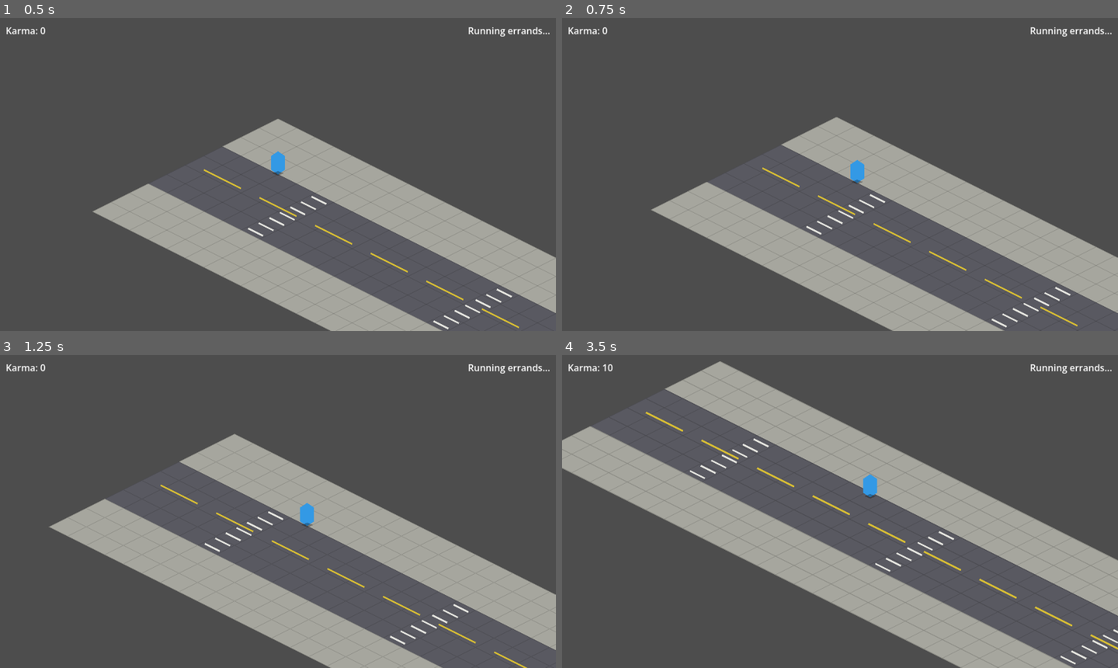
Above: before the commit, frames 1-4 (two rows, left to right).
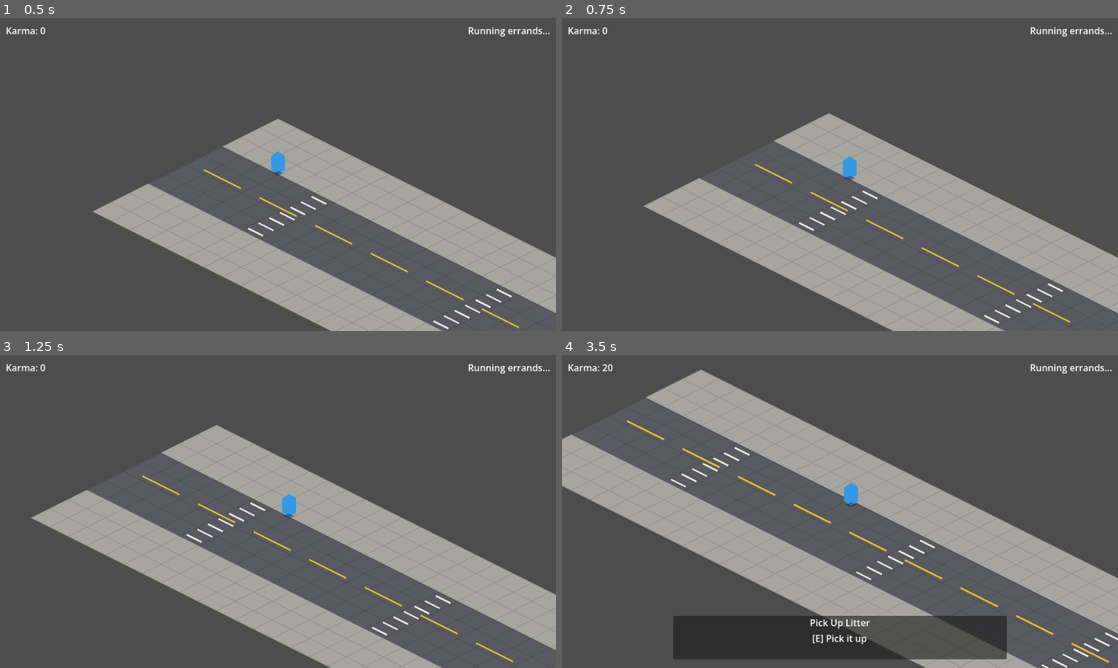
Above: after the commit, the same moments.

Repository: dinanwu/errands
Game: Godot game, scene res://scenes/main/main.tscn
Same seed, same stepped clock (60 frames per second), same inputs: the game is played once before the commit and once after it.
Inputs (mouse positions are in pixels of both pictures, inside the frame that each line leads up to):
- Up to frame 1 (0.5 s): no input
- Up to frame 2 (0.75 s): tap Enter at 0.5 s; move the mouse to (962, 158) at 0.52 s; hold Right (ui_right) from 0.53 s (still down); tap E at 0.6 s; click (962, 158) at 0.67 s
- Up to frame 3 (1.25 s): keep holding Right (ui_right)
- Up to frame 4 (3.5 s): move the mouse to (728, 527) at 1.27 s; release Right (ui_right) at 1.28 s; hold Down (ui_down) 1.28-2.03 s; tap E at 1.35, 2.3, 2.85 s; move the mouse to (895, 442) at 2.02 s; hold Right (ui_right) 2.03-2.78 s; tap K at 2.1 s; move the mouse to (812, 574) at 2.77 s; hold Up (ui_up) from 2.78 s (still down); click (812, 574) at 2.92 s

Frame 1 is identical in both runs. In frame 2, 1.1% of the frame differs, in the area x 14-93%, y 30-99%; in frame 3, 2.4%; in frame 4, 26%, in the area x 0-100%, y 2-100%.

Commit message:
Phase 3: Event Triggers and Good Deeds

Diff:
--- /dev/null
+++ b/data/errands/grocery_store.tres
@@ -0,0 +1,14 @@
+[gd_resource type="Resource" load_steps=2 format=3]
+
+[ext_resource type="Script" path="res://scripts/data/errand_data.gd" id="1_script"]
+
+[resource]
+script = ExtResource("1_script")
+id = &"grocery_store"
+display_name = "Grocery Run"
+description = "Head down to the corner store and pick up a few things."
+player_mode = &"pedestrian"
+street_length = 30
+destination_name = "Corner Store"
+bad_event_ids = []
+good_event_ids = [&"pick_up_litter", &"help_elderly_cross", &"help_tourist", &"catch_puppy"]
--- /dev/null
+++ b/data/events/good/catch_puppy.tres
@@ -0,0 +1,14 @@
+[gd_resource type="Resource" load_steps=2 format=3]
+
+[ext_resource type="Script" path="res://scripts/data/event_data.gd" id="1_script"]
+
+[resource]
+script = ExtResource("1_script")
+id = &"catch_puppy"
+event_type = &"good_deed"
+display_name = "Catch Runaway Puppy"
+description = "A tiny dog has slipped its leash and is darting into traffic."
+prompt_text = "[E] Grab the leash"
+karma_reward = 20
+weight = 0.5
+npc_scene_path = ""
--- /dev/null
+++ b/data/events/good/help_elderly_cross.tres
@@ -0,0 +1,14 @@
+[gd_resource type="Resource" load_steps=2 format=3]
+
+[ext_resource type="Script" path="res://scripts/data/event_data.gd" id="1_script"]
+
+[resource]
+script = ExtResource("1_script")
+id = &"help_elderly_cross"
+event_type = &"good_deed"
+display_name = "Help Elderly Cross"
+description = "An older person is waiting at the corner, struggling with their bags."
+prompt_text = "[E] Help them across"
+karma_reward = 15
+weight = 0.7
+npc_scene_path = ""
--- /dev/null
+++ b/data/events/good/help_tourist.tres
@@ -0,0 +1,14 @@
+[gd_resource type="Resource" load_steps=2 format=3]
+
+[ext_resource type="Script" path="res://scripts/data/event_data.gd" id="1_script"]
+
+[resource]
+script = ExtResource("1_script")
+id = &"help_tourist"
+event_type = &"good_deed"
+display_name = "Help a Tourist"
+description = "Someone with a map looks completely lost."
+prompt_text = "[E] Give directions"
+karma_reward = 10
+weight = 0.8
+npc_scene_path = ""
--- /dev/null
+++ b/data/events/good/pick_up_litter.tres
@@ -0,0 +1,14 @@
+[gd_resource type="Resource" load_steps=2 format=3]
+
+[ext_resource type="Script" path="res://scripts/data/event_data.gd" id="1_script"]
+
+[resource]
+script = ExtResource("1_script")
+id = &"pick_up_litter"
+event_type = &"good_deed"
+display_name = "Pick Up Litter"
+description = "Someone dropped their coffee cup on the sidewalk."
+prompt_text = "[E] Pick it up"
+karma_reward = 5
+weight = 1.0
+npc_scene_path = ""
--- a/scenes/errand/errand_level.gd
+++ b/scenes/errand/errand_level.gd
@@ -3,8 +3,17 @@
 ## The core gameplay scene. Contains the street, player, camera, and event triggers.
 ## Designed to be reusable across different errands.
 
+const GROCERY_ERRAND = preload("res://data/errands/grocery_store.tres")
+
 @onready var player: CharacterBody2D = $Entities/Player
 @onready var camera: Camera2D = $Camera2D
+@onready var event_zones: Node2D = $EventZones
+
+
+func _ready() -> void:
+	EventManager.load_for_errand(GROCERY_ERRAND)
+	for trigger in event_zones.get_children():
+		trigger.body_entered.connect(_on_event_trigger_entered.bind(trigger))
 
 
 func _unhandled_input(event: InputEvent) -> void:
@@ -17,3 +26,9 @@
 func _physics_process(delta: float) -> void:
 	# Smooth camera follow (delta-scaled so it's frame-rate independent)
 	camera.position = camera.position.lerp(player.position, 1.0 - exp(-10.0 * delta))
+
+
+func _on_event_trigger_entered(body: Node2D, trigger: Area2D) -> void:
+	if body == player:
+		if EventManager.try_spawn_event():
+			trigger.set_deferred("monitoring", false)
--- a/scenes/errand/errand_level.tscn
+++ b/scenes/errand/errand_level.tscn
@@ -1,9 +1,21 @@
-[gd_scene load_steps=5 format=3]
+[gd_scene load_steps=9 format=3]
 
 [ext_resource type="Script" path="res://scenes/errand/errand_level.gd" id="1_level"]
 [ext_resource type="Script" path="res://scenes/errand/ground.gd" id="2_ground"]
 [ext_resource type="PackedScene" path="res://scenes/player/player.tscn" id="3_player"]
 [ext_resource type="PackedScene" path="res://scenes/ui/hud.tscn" id="4_hud"]
+
+[sub_resource type="CircleShape2D" id="CircleShape2D_trig1"]
+radius = 40.0
+
+[sub_resource type="CircleShape2D" id="CircleShape2D_trig2"]
+radius = 40.0
+
+[sub_resource type="CircleShape2D" id="CircleShape2D_trig3"]
+radius = 40.0
+
+[sub_resource type="CircleShape2D" id="CircleShape2D_trig4"]
+radius = 40.0
 
 [node name="ErrandLevel" type="Node2D"]
 script = ExtResource("1_level")
@@ -19,7 +31,31 @@
 
 [node name="Camera2D" type="Camera2D" parent="."]
 position = Vector2(0, 80)
-position_smoothing_enabled = true
-position_smoothing_speed = 5.0
+
+[node name="EventZones" type="Node2D" parent="."]
+
+[node name="EventTrigger1" type="Area2D" parent="EventZones"]
+position = Vector2(64, 192)
+
+[node name="CollisionShape2D" type="CollisionShape2D" parent="EventZones/EventTrigger1"]
+shape = SubResource("CircleShape2D_trig1")
+
+[node name="EventTrigger2" type="Area2D" parent="EventZones"]
+position = Vector2(224, 272)
+
+[node name="CollisionShape2D" type="CollisionShape2D" parent="EventZones/EventTrigger2"]
+shape = SubResource("CircleShape2D_trig2")
+
+[node name="EventTrigger3" type="Area2D" parent="EventZones"]
+position = Vector2(384, 352)
+
+[node name="CollisionShape2D" type="CollisionShape2D" parent="EventZones/EventTrigger3"]
+shape = SubResource("CircleShape2D_trig3")
+
+[node name="EventTrigger4" type="Area2D" parent="EventZones"]
+position = Vector2(544, 432)
+
+[node name="CollisionShape2D" type="CollisionShape2D" parent="EventZones/EventTrigger4"]
+shape = SubResource("CircleShape2D_trig4")
 
 [node name="HUD" parent="." instance=ExtResource("4_hud")]
--- /dev/null
+++ b/scenes/events/good_deed_prompt.gd
@@ -0,0 +1,28 @@
+extends CanvasLayer
+
+## Temporary prompt shown when the player enters an event trigger zone.
+## Auto-expires after DURATION seconds. Freed immediately on completion or expiry.
+
+signal expired
+
+@onready var event_label: Label = $Panel/VBox/EventLabel
+@onready var prompt_label: Label = $Panel/VBox/PromptLabel
+
+const DURATION: float = 8.0
+var _timer: float = 0.0
+var _expired: bool = false
+
+
+func setup(data: EventData) -> void:
+	event_label.text = data.display_name
+	prompt_label.text = data.prompt_text
+
+
+func _process(delta: float) -> void:
+	if _expired:
+		return
+	_timer += delta
+	if _timer >= DURATION:
+		_expired = true
+		expired.emit()
+		queue_free()
--- /dev/null
+++ b/scenes/events/good_deed_prompt.tscn
@@ -0,0 +1,29 @@
+[gd_scene load_steps=2 format=3]
+
+[ext_resource type="Script" path="res://scenes/events/good_deed_prompt.gd" id="1_prompt"]
+
+[node name="GoodDeedPrompt" type="CanvasLayer"]
+script = ExtResource("1_prompt")
+
+[node name="Panel" type="PanelContainer" parent="."]
+anchor_left = 0.2
+anchor_top = 1.0
+anchor_right = 0.8
+anchor_bottom = 1.0
+offset_top = -90.0
+offset_bottom = -15.0
+grow_horizontal = 2
+grow_vertical = 0
+
+[node name="VBox" type="VBoxContainer" parent="Panel"]
+layout_mode = 2
+
+[node name="EventLabel" type="Label" parent="Panel/VBox"]
+layout_mode = 2
+text = "Event Name"
+horizontal_alignment = 1
+
+[node name="PromptLabel" type="Label" parent="Panel/VBox"]
+layout_mode = 2
+text = "[E] Do it"
+horizontal_alignment = 1
--- a/scenes/player/player.gd
+++ b/scenes/player/player.gd
@@ -17,10 +17,12 @@
 
 
 func _unhandled_input(event: InputEvent) -> void:
-	# Click-to-move
 	if event is InputEventMouseButton:
 		if event.button_index == MOUSE_BUTTON_LEFT and event.pressed:
 			_move_target = get_global_mouse_position()
+	elif event is InputEventKey and event.pressed and not event.echo:
+		if event.keycode == KEY_E:
+			EventManager.handle_interact()
 
 
 func _physics_process(_delta: float) -> void:
--- a/scripts/autoloads/event_manager.gd
+++ b/scripts/autoloads/event_manager.gd
@@ -1,10 +1,130 @@
 extends Node
 
-## Manages event pools, rolls random events, and spawns NPCs/prompts.
-## Stub for Phase 1 — fleshed out in Phase 3.
+## Manages event pools, rolls random events, and spawns prompts.
+## EventTrigger zones in the level call try_spawn_event().
+## Player calls handle_interact() when E is pressed.
+##
+## event_spawned / event_resolved are reserved for future systems (HUD juice, scoring).
 
 signal event_spawned(event_data: Resource, event_node: Node)
 signal event_resolved(event_data: Resource, was_acted_on: bool)
 signal good_deed_prompt_shown(event_data: Resource)
 signal good_deed_completed(event_data: Resource)
 signal good_deed_expired(event_data: Resource)
+
+## Filtered pool for the current errand. Roll events from here.
+var good_event_pool: Array[Resource] = []
+var recent_events: Array[StringName] = []
+
+var _active_event: EventData = null
+var _prompt_instance: Node = null
+
+## Full pool loaded from disk — source of truth for load_for_errand().
+var _all_good_events: Array[Resource] = []
+
+const RECENT_EVENTS_MAX = 3
+const GOOD_DEED_PROMPT_SCENE = preload("res://scenes/events/good_deed_prompt.tscn")
+
+
+func _ready() -> void:
+	_load_events()
+
+
+func _load_events() -> void:
+	var dir = DirAccess.open("res://data/events/good/")
+	if dir == null:
+		return
+	dir.list_dir_begin()
+	var filename = dir.get_next()
+	while filename != "":
+		if filename.ends_with(".tres"):
+			var resource = load("res://data/events/good/".path_join(filename))
+			if resource != null:
+				_all_good_events.append(resource)
+		filename = dir.get_next()
+	dir.list_dir_end()
+	good_event_pool = _all_good_events.duplicate()
+
+
+func load_for_errand(errand: ErrandData) -> void:
+	## Filter the event pool to only the events listed in the errand definition.
+	good_event_pool = _all_good_events.filter(func(e: Resource) -> bool:
+		return e.id in errand.good_event_ids
+	)
+	recent_events.clear()
+
+
+func try_spawn_event() -> bool:
+	## Returns true if an event was spawned, false if skipped (already active or empty pool).
+	if _active_event != null:
+		return false
+	var event = _roll_event()
+	if event == null:
+		return false
+	_active_event = event
+	_track_recent(event.id)
+	_spawn_prompt(event)
+	good_deed_prompt_shown.emit(event)
+	event_spawned.emit(event, _prompt_instance)
+	return true
+
+
+func handle_interact() -> void:
+	if _active_event == null:
+		return
+	var event = _active_event
+	_dismiss_prompt()
+	GameManager.add_karma(event.karma_reward)
+	good_deed_completed.emit(event)
+	event_resolved.emit(event, true)
+
+
+func _roll_event() -> EventData:
+	if good_event_pool.is_empty():
+		return null
+	var available = good_event_pool.filter(func(e: Resource) -> bool:
+		return not (e.id in recent_events)
+	)
+	if available.is_empty():
+		available = good_event_pool
+	return _weighted_pick(available)
+
+
+func _weighted_pick(pool: Array) -> EventData:
+	var total_weight: float = 0.0
+	for e in pool:
+		total_weight += e.weight
+	var roll := randf() * total_weight
+	for e in pool:
+		roll -= e.weight
+		if roll <= 0.0:
+			return e
+	return pool[-1]
+
+
+func _track_recent(event_id: StringName) -> void:
+	recent_events.append(event_id)
+	if recent_events.size() > RECENT_EVENTS_MAX:
+		recent_events.pop_front()
+
+
+func _spawn_prompt(event: EventData) -> void:
+	_prompt_instance = GOOD_DEED_PROMPT_SCENE.instantiate()
+	_prompt_instance.expired.connect(_on_prompt_expired)
+	add_child(_prompt_instance)       # @onready vars assigned here
+	_prompt_instance.setup(event)     # safe to call after add_child
+
+
+func _dismiss_prompt() -> void:
+	_active_event = null
+	if is_instance_valid(_prompt_instance):
+		_prompt_instance.queue_free()
+	_prompt_instance = null
+
+
+func _on_prompt_expired() -> void:
+	var event = _active_event
+	_active_event = null
+	_prompt_instance = null
+	good_deed_expired.emit(event)
+	event_resolved.emit(event, false)
--- /dev/null
+++ b/scripts/data/errand_data.gd
@@ -0,0 +1,13 @@
+extends Resource
+class_name ErrandData
+
+## Schema for an errand. Create .tres instances in data/errands/ — no code changes needed.
+
+@export var id: StringName = ""
+@export var display_name: String = ""
+@export var description: String = ""
+@export var player_mode: StringName = &"pedestrian"  # "pedestrian", "bike", "car"
+@export var street_length: int = 30
+@export var destination_name: String = ""
+@export var bad_event_ids: Array[StringName] = []
+@export var good_event_ids: Array[StringName] = []
--- /dev/null
+++ b/scripts/data/event_data.gd
@@ -0,0 +1,13 @@
+extends Resource
+class_name EventData
+
+## Schema for a street event. Create .tres instances in data/events/ — no code changes needed.
+
+@export var id: StringName = ""
+@export var event_type: StringName = &"good_deed"  # "good_deed" or "bad_actor"
+@export var display_name: String = ""
+@export var description: String = ""
+@export var prompt_text: String = ""
+@export var karma_reward: int = 0
+@export var weight: float = 1.0
+@export var npc_scene_path: String = ""
Not shown, added: scenes/events/good_deed_prompt.gd.uid
Not shown, added: scripts/data/errand_data.gd.uid
Not shown, added: scripts/data/event_data.gd.uid
Not shown, changed: WORKLOG.md
